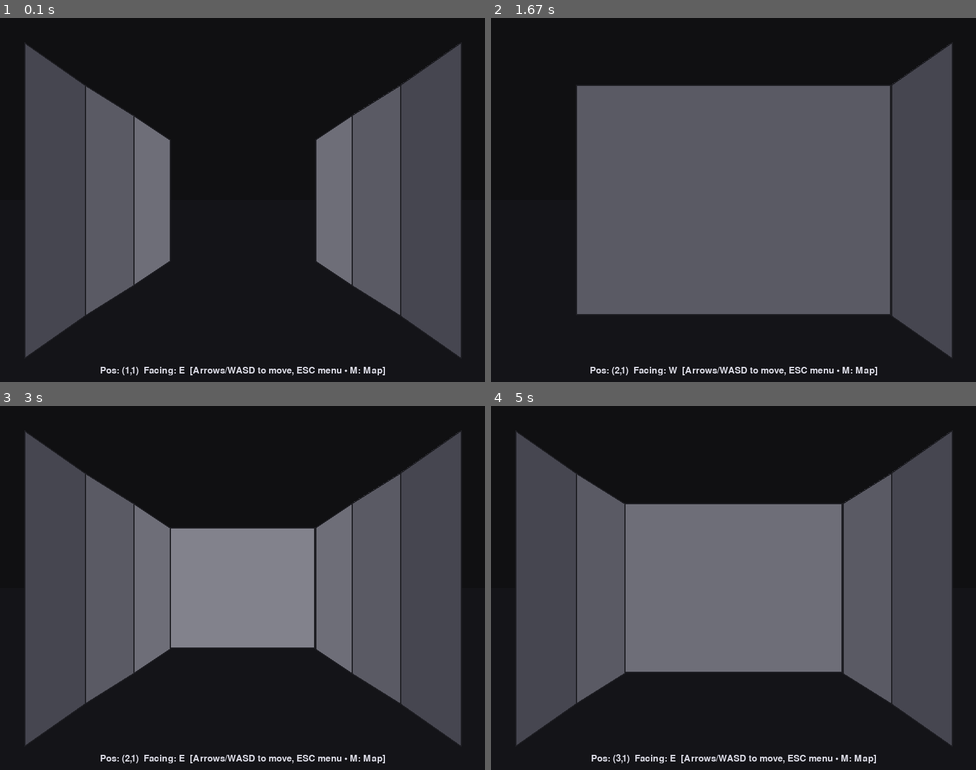
Above: before the commit, frames 1-4 (two rows, left to right).
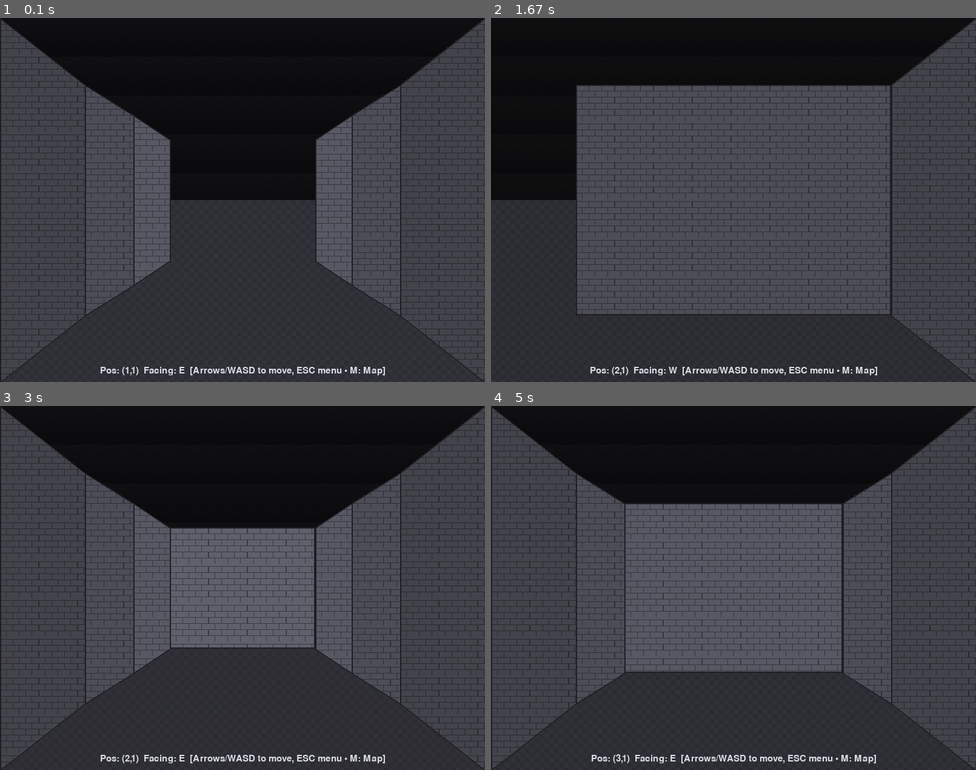
Above: after the commit, the same moments.

Repository: JoshCLWren/python_crpg
Game: pygame game, started from main.py
Same seed, same stepped clock (60 frames per second), same inputs: the game is played once before the commit and once after it.
Inputs:
- Up to frame 1 (0.1 s): no input
- Up to frame 2 (1.67 s): tap W at 0.33 s; hold Right 0.67-1.13 s; hold Right from 1.5 s (still down)
- Up to frame 3 (3 s): release Right at 1.97 s; hold Left 2-2.53 s; hold Down 2.57-2.87 s; hold Left from 2.9 s (still down)
- Up to frame 4 (5 s): release Left at 3.3 s; hold Up 3.33-3.7 s; hold Right 3.73-4.37 s; hold Left from 4.8 s (still down)

The runs differ from the first frame. In frame 1, 40% of the frame differs, in the area x 0-100%, y 0-100%; in frame 2, 32%; in frame 3, 44%; in frame 4, 35%.

Commit message:
fix side walls

Diff:
--- a/game/view_pygame.py
+++ b/game/view_pygame.py
@@ -4,6 +4,8 @@
 from typing import Tuple
 
 import pygame
+import math
+import random
 
 from .dungeon import Dungeon
 import os
@@ -27,8 +29,9 @@
         self.font_large = pygame.font.Font(None, 28)
 
         # Layer margins similar to Tk view
-        self.margins_x = [40, 140, 220, 280]
-        self.margins_y = [40, 110, 160, 200]
+        # Bring near layer to screen edges to avoid visible border
+        self.margins_x = [0, 140, 220, 280]
+        self.margins_y = [0, 110, 160, 200]
 
         # Palette
         self.color_bg = (10, 10, 12)
@@ -65,6 +68,16 @@
 
         # Map state
         self.map_open = False
+
+        # --- Procedural textures (no external deps) ---
+        self._tile_size = 64
+        self._rng = random.Random(1337)
+        self.tile_floor = self._gen_floor_tile(self._tile_size)
+        self.tile_ceiling = self._gen_ceiling_tile(self._tile_size)
+        base_wall = self._gen_brick_tile(self._tile_size)
+        # Pre-tint 4 depth variants to mirror existing palette steps
+        depth_factors = [0.70, 0.80, 0.92, 1.0]
+        self.wall_tiles = [self._tint_surface(base_wall, f) for f in depth_factors]
 
     # ----------------- Mainloop -----------------
     def run(self) -> None:
@@ -121,27 +134,32 @@
         if self.map_open:
             self._draw_map()
         else:
-            # Ceiling and floor
-            pygame.draw.rect(s, self.color_ceiling, pygame.Rect(0, 0, W, H // 2))
-            pygame.draw.rect(s, self.color_floor, pygame.Rect(0, H // 2, W, H // 2))
+            # Ceiling and floor with subtle torch flicker brightness
+            flicker = self._flicker()
+            self._blit_tiled(self.tile_ceiling, pygame.Rect(0, 0, W, H // 2), brightness=flicker)
+            self._blit_tiled(self.tile_floor, pygame.Rect(0, H // 2, W, H // 2), brightness=flicker)
 
             # Draw far to near layers
             for d in reversed(range(4)):
                 fx1, fy1, fx2, fy2 = self._front_rect(d)
                 wx, wy = self.dungeon.transform_local(d + 1, 0)
-                if self.dungeon.is_wall(wx, wy):
-                    self._rect_with_outline((fx1, fy1, fx2 - fx1, fy2 - fy1), self._wall_color(d))
-                    continue
+                front_is_wall = self.dungeon.is_wall(wx, wy)
 
                 if d < 3:
-                    # Left side wall
+                    # Side walls for this depth, even if front is a wall
                     lx, ly = self.dungeon.transform_local(d + 1, -1)
                     if self.dungeon.is_wall(lx, ly):
                         self._side_wall(d, left=True)
-                    # Right side wall
                     rx, ry = self.dungeon.transform_local(d + 1, 1)
                     if self.dungeon.is_wall(rx, ry):
                         self._side_wall(d, left=False)
+
+                if front_is_wall:
+                    # Draw front-facing wall after side walls for correct overlap
+                    rect = pygame.Rect(fx1, fy1, fx2 - fx1, fy2 - fy1)
+                    self._blit_tiled(self.wall_tiles[d], rect)
+                    pygame.draw.rect(s, self.color_outline, rect, width=2)
+                    continue
 
         # HUD
         p = self.dungeon.player
@@ -254,7 +272,8 @@
                 (W - mx1, H - my1),
                 (W - mx1, my1),
             ]
-        pygame.draw.polygon(self.screen, self._wall_color(d), poly)
+        # Texture-map side wall by tiling and masking to polygon
+        self._blit_tiled_polygon(self.wall_tiles[d], poly)
         pygame.draw.polygon(self.screen, self.color_outline, poly, width=2)
 
     # ----------------- UI Helpers -----------------
@@ -313,3 +332,164 @@
             self._toast("Game loaded.")
         except Exception as e:
             self._toast(f"Load failed: {e}")
+
+    # ----------------- Texture helpers -----------------
+    def _randf(self, a: float, b: float) -> float:
+        return self._rng.uniform(a, b)
+
+    def _gen_floor_tile(self, sz: int) -> pygame.Surface:
+        # Checker base with noise speckle and soft vignette
+        surf = pygame.Surface((sz, sz)).convert()
+        c1 = (45, 45, 52)
+        c2 = (50, 50, 58)
+        cell = sz // 8 or 8
+        for y in range(0, sz, cell):
+            for x in range(0, sz, cell):
+                r = ((x // cell) + (y // cell)) % 2
+                color = c1 if r == 0 else c2
+                pygame.draw.rect(surf, color, (x, y, cell, cell))
+        # Speckle
+        arr = pygame.PixelArray(surf)
+        for _ in range(sz * 16):
+            x = self._rng.randrange(0, sz)
+            y = self._rng.randrange(0, sz)
+            shade = self._rng.randrange(-6, 7)
+            col = surf.unmap_rgb(arr[x, y])
+            r, g, b = col.r, col.g, col.b
+            nr, ng, nb = max(0, min(255, r + shade)), max(0, min(255, g + shade)), max(0, min(255, b + shade))
+            arr[x, y] = surf.map_rgb((nr, ng, nb))
+        del arr
+        return surf.convert()
+
+    def _gen_ceiling_tile(self, sz: int) -> pygame.Surface:
+        # Soft vertical gradient with subtle noise
+        surf = pygame.Surface((sz, sz)).convert()
+        top = self.color_ceiling
+        bot = (max(0, top[0] - 6), max(0, top[1] - 6), max(0, top[2] - 6))
+        for y in range(sz):
+            t = y / (sz - 1)
+            r = int(top[0] * (1 - t) + bot[0] * t)
+            g = int(top[1] * (1 - t) + bot[1] * t)
+            b = int(top[2] * (1 - t) + bot[2] * t)
+            pygame.draw.line(surf, (r, g, b), (0, y), (sz, y))
+        # Speckle
+        arr = pygame.PixelArray(surf)
+        for _ in range(sz * 8):
+            x = self._rng.randrange(0, sz)
+            y = self._rng.randrange(0, sz)
+            shade = self._rng.randrange(-4, 5)
+            col = surf.unmap_rgb(arr[x, y])
+            r, g, b = col.r, col.g, col.b
+            arr[x, y] = surf.map_rgb((max(0, min(255, r + shade)), max(0, min(255, g + shade)), max(0, min(255, b + shade))))
+        del arr
+        return surf.convert()
+
+    def _gen_brick_tile(self, sz: int) -> pygame.Surface:
+        surf = pygame.Surface((sz, sz)).convert()
+        base = (95, 96, 108)
+        mortar = (58, 58, 66)
+        surf.fill(base)
+        # Brick layout (rows with offset)
+        rows = 6
+        brick_h = sz // rows
+        mortar_t = max(1, brick_h // 10)
+        for row in range(rows):
+            y0 = row * brick_h
+            # horizontal mortar
+            pygame.draw.rect(surf, mortar, (0, y0, sz, mortar_t))
+            # bricks per row
+            offset = (row % 2) * (sz // 6)
+            brick_w = sz // 3
+            for col in range(-1, 4):
+                x0 = col * brick_w + offset
+                # vertical mortar
+                pygame.draw.rect(surf, mortar, (x0, y0, mortar_t, brick_h))
+        # Subtle per-pixel variation
+        arr = pygame.PixelArray(surf)
+        for y in range(sz):
+            for x in range(sz):
+                if self._rng.random() < 0.06:
+                    shade = self._rng.randrange(-10, 11)
+                    col = surf.unmap_rgb(arr[x, y])
+                    r, g, b = col.r, col.g, col.b
+                    arr[x, y] = surf.map_rgb((max(0, min(255, r + shade)), max(0, min(255, g + shade)), max(0, min(255, b + shade))))
+        del arr
+        return surf.convert()
+
+    def _tint_surface(self, src: pygame.Surface, factor: float) -> pygame.Surface:
+        # Multiply brightness by factor using a copy
+        surf = src.copy().convert()
+        # Create a solid color surface and blend multiply-ish using special_flags
+        tint = pygame.Surface(surf.get_size()).convert()
+        val = max(0, min(255, int(255 * factor)))
+        tint.fill((val, val, val))
+        surf.blit(tint, (0, 0), special_flags=pygame.BLEND_MULT)
+        return surf
+
+    def _blit_tiled(self, tile: pygame.Surface, rect: pygame.Rect, *, brightness: float = 1.0) -> None:
+        # Optionally apply brightness by blitting a tinted copy once per call
+        if brightness != 1.0:
+            tile = self._tint_surface(tile, brightness)
+        ts = tile.get_size()
+        x0, y0, w, h = rect
+        prev_clip = self.screen.get_clip()
+        self.screen.set_clip(rect)
+        try:
+            for y in range(y0, y0 + h, ts[1]):
+                for x in range(x0, x0 + w, ts[0]):
+                    self.screen.blit(tile, (x, y))
+        finally:
+            self.screen.set_clip(prev_clip)
+
+    def _flicker(self) -> float:
+        # Smooth flicker from combined sines
+        t = pygame.time.get_ticks() / 1000.0
+        v = 0.5 * (math.sin(t * 2.1) + math.sin(t * 2.7 + 1.3))
+        return 0.96 + 0.06 * v  # ~0.90..1.02
+
+    def _poly_hatch(self, poly: list[tuple[int, int]], intensity: int = 24) -> None:
+        # Draw faint vertical stripes clipped to polygon
+        if not poly:
+            return
+        min_x = min(p[0] for p in poly)
+        max_x = max(p[0] for p in poly)
+        min_y = min(p[1] for p in poly)
+        max_y = max(p[1] for p in poly)
+        w = max(1, max_x - min_x)
+        h = max(1, max_y - min_y)
+        step = 8
+        stripes = pygame.Surface((w, h), pygame.SRCALPHA)
+        line_color = (40, 40, 46, max(1, min(255, intensity)))
+        for x in range(step // 2, w, step):
+            pygame.draw.line(stripes, line_color, (x, 0), (x, h), 1)
+        mask = pygame.Surface((w, h), pygame.SRCALPHA)
+        shifted = [(x - min_x, y - min_y) for (x, y) in poly]
+        pygame.draw.polygon(mask, (255, 255, 255, 255), shifted)
+        stripes.blit(mask, (0, 0), special_flags=pygame.BLEND_RGBA_MULT)
+        self.screen.blit(stripes, (min_x, min_y))
+
+    def _blit_tiled_polygon(self, tile: pygame.Surface, poly: list[tuple[int, int]]) -> None:
+        if not poly:
+            return
+        min_x = min(p[0] for p in poly)
+        max_x = max(p[0] for p in poly)
+        min_y = min(p[1] for p in poly)
+        max_y = max(p[1] for p in poly)
+        w = max(1, max_x - min_x)
+        h = max(1, max_y - min_y)
+
+        # Tile into an offscreen surface
+        tiled = pygame.Surface((w, h), pygame.SRCALPHA)
+        ts = tile.get_size()
+        for y in range(0, h, ts[1]):
+            for x in range(0, w, ts[0]):
+                tiled.blit(tile, (x, y))
+
+        # Build a mask for the polygon and multiply to clip
+        mask = pygame.Surface((w, h), pygame.SRCALPHA)
+        shifted = [(x - min_x, y - min_y) for (x, y) in poly]
+        pygame.draw.polygon(mask, (255, 255, 255, 255), shifted)
+        tiled.blit(mask, (0, 0), special_flags=pygame.BLEND_RGBA_MULT)
+
+        # Blit to screen
+        self.screen.blit(tiled, (min_x, min_y))
Binary file added: Screenshot 2025-08-10 at 5.34.17 PM.png
Binary file added: Screenshot 2025-08-10 at 5.34.31 PM.png
